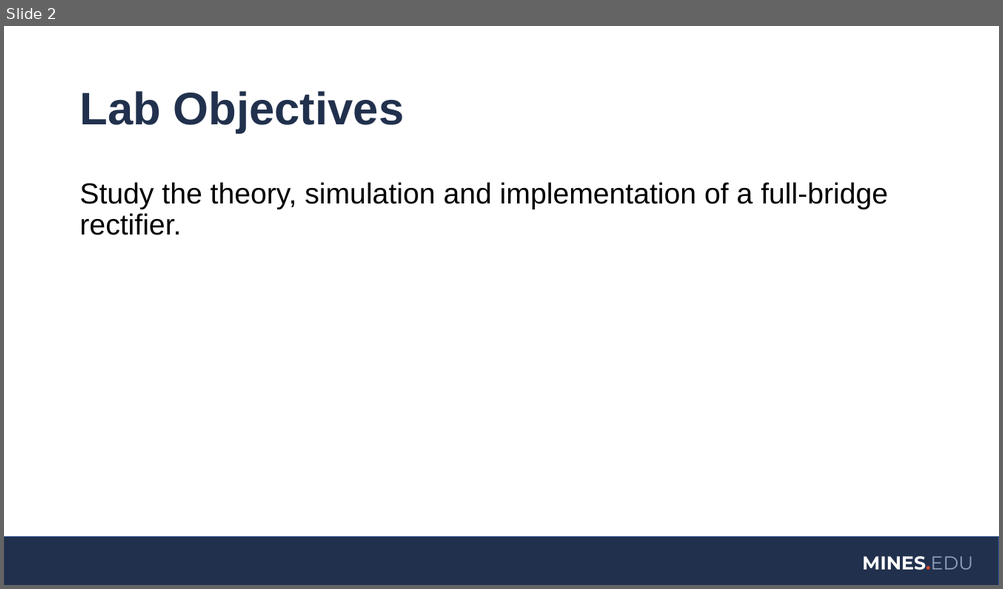
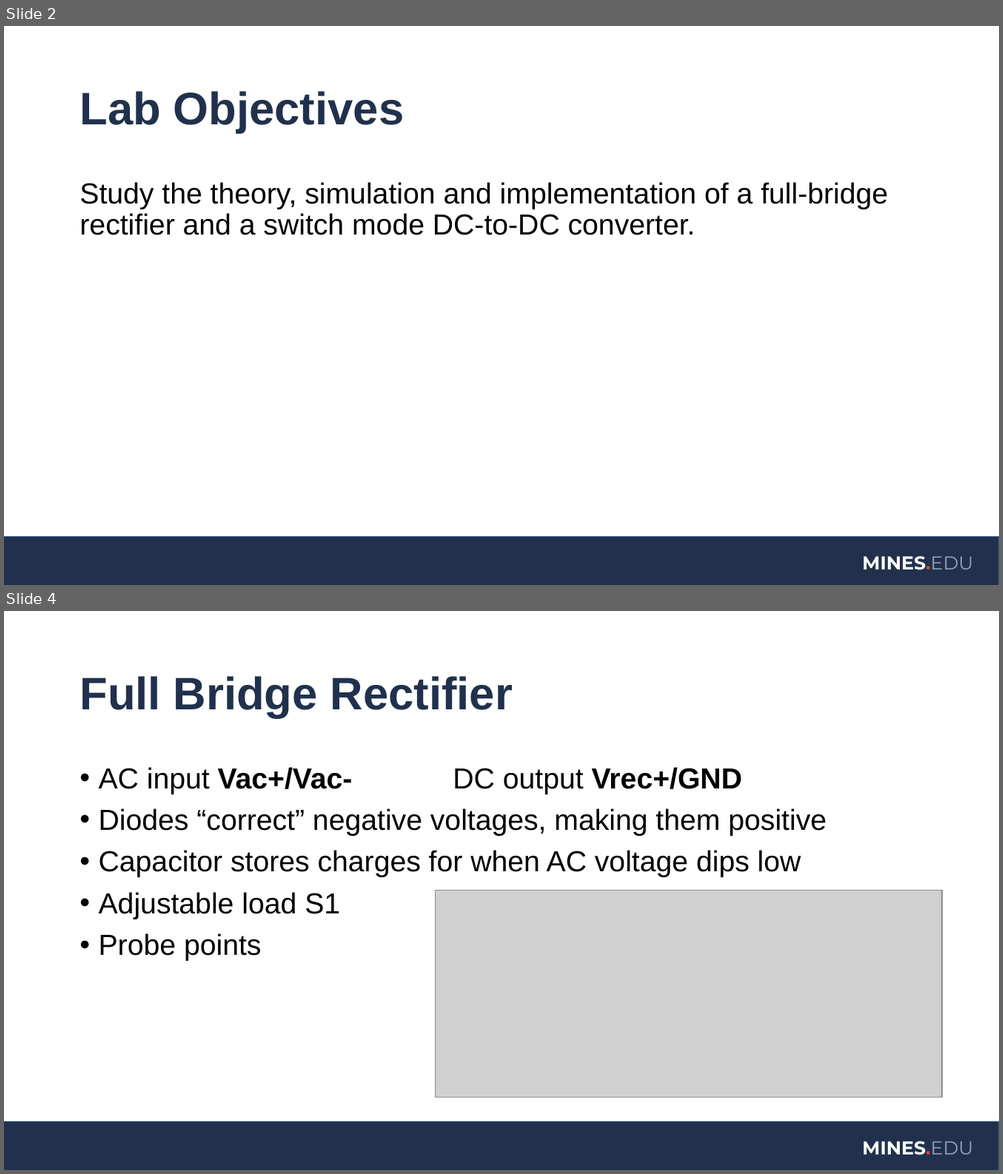
Before and after one commit to coulston/Active-Devices, a slide deck: Labs/lab41 rectifierWithBuck/rectifierWithBuck.pptx. Shown one above the other, each under a label of ours: slide 2 before the commit, slides 2 and 4 after it; the slides between them are not shown. The pictures are 1003x589 and 1003x1174 pixels, drawn with LibreOffice and Linux fonts; fonts in the diff are those of the drawing; grey boxes stand for pictures; background and template pictures are left out. Boxes give left, top, right and bottom in pixels: in the first picture for what was removed or moved away, otherwise in the second. Text is boxed around its words. In the diff, an @@ line names an element or a change of style, - is before the commit and + after.

Commit message:
Rectifier/Buck laboratory
Finished the first iteration of the rectifier buck converter laboratory

```diff
--- a/Labs/lab41 rectifierWithBuck/rectifierWithBuck.pptx
+++ b/Labs/lab41 rectifierWithBuck/rectifierWithBuck.pptx
@@ slide 4 added at [4,611,999,1170], background #FFFFFF; not listed: 2 template elements that a slide beside it also shows @@
@@ title added at [79,676,512,718], 44 pt, text #21314D, bold @@
+Full Bridge Rectifier
@@ text added at [99,767,826,961], 28 pt, text #000000 @@
+• AC input Vac+/Vac- DC output Vrec+/GND
+• Diodes “correct” negative voltages, making them positive
+• Capacitor stores charges for when AC voltage dips low
+• Adjustable load S1
+• Probe points
@@ picture added at [435,891,942,1097] @@
@@ slide 2 changed as well @@
@@ text at [79,182,888,235]: text changed @@
-Study the theory, simulation and implementation of a full-bridge rectifier.
+Study the theory, simulation and implementation of a full-bridge rectifier and a switch mode DC-to-DC converter.
```
Also in this commit, not shown: 4 other slides changed, 5 other slides added, 3 slides removed, 1 other file.
